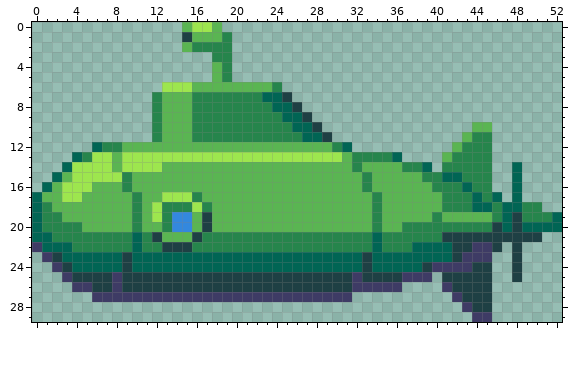
A pixel-art sprite gets an edit: Textures/Submarine.png. That is the earlier state.
The file is 53x30 pixels.
After the commit:
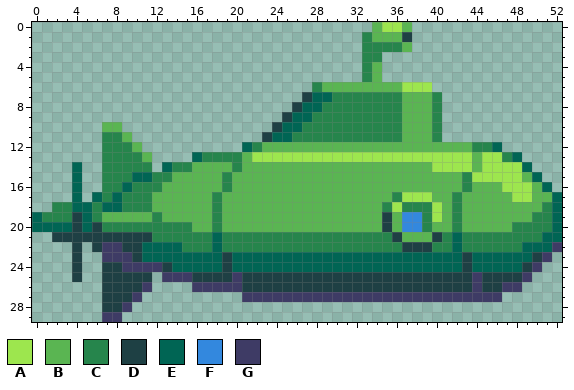
Palette (. is transparent): A #9de64e  B #5ab552  C #26854c  D #1e4044  E #006554  F #3388de  G #3e3b65
Changes in this commit:
Changed rows in their new state; - is an unchanged pixel.
first column x 0:
 0 ---------------....---------------BAAB---------------
 1 ---------------.....-------------CBBBD---------------
 2 ---------------.....-------------CCCCB---------------
 3 ------------------..-------------CC------------------
 4 ------------------..-------------CB------------------
 5 ------------------..-------------CB------------------
 6 -------------............---CBBBBBBBBAAA-------------
 7 ------------..............-DEECCCCCCCBBBC------------
 8 ------------..............-EECCCCCCCCBBBC------------
 9 ------------.............D-ECCCCCCCCCBBBC------------
10 -------BB---............DE-CCCCCCCCCCBBBC---..-------
11 -------CCB--...........DEE-CCCCCCCCCCBBBC--...-------
12 ------.--C-..........EC-------BBBBBBBBBBBB-B--E------
13 ----...CCCCB....ECCCCB---------AAAAAAAAAAAAABAACE----
14 ---.E..CCCCC.ECC----C-----------B----BBBAAAABAAAAE---
15 --..E..CC-EECC-----C-------------B-----BBBB-AAAAABE--
16 -...E..CCECCC------C-------------B------BBBCBBBAAABE-
17 ....E.ECEC-C-BBBB-C---------------B-CAAA-B-BBBBBAABBE
18 ..CCEECEEC-CBBBBBBC---------------BCACCCAB-BBBBBBBBCE
19 ---CDEC---B-CBBB-BC---------------BD-FFCA-C---BBBB---
20 -EEEDEDCCC-CC-CC-BC---------------BD-FF-BB-BBBBBCCCC-
21 ..DDDDDDDDDDCCCCC-E---------------C-DBBBDCECCCCCCCCEE
22 ....D.DGGDDEEEEC--E---------------C--DDDCCECCCCCCEEEG
23 -...D..GGGD--------D-------------E--------EDEEEEEEDG-
24 --..D..DDGGGGD-----D-------------E-----EEEEDEEEEEDG--
25 ---.-..-D---.GGG----G-----------D----DDDD---G-DD-G---
26 ----...-D--G....GGGGG-----------DDDDDDDDDD--G-DGG----
27 ------.DDD-..........-----------GGGGGGGGGG-GGGG------
28 -------DDG---------------------------------...-------
29 -------GG-----------------------------------..-------
Where, in picture pixels (left, top, right, bottom), the same in both pictures:
changed: (32, 22, 562, 322)
